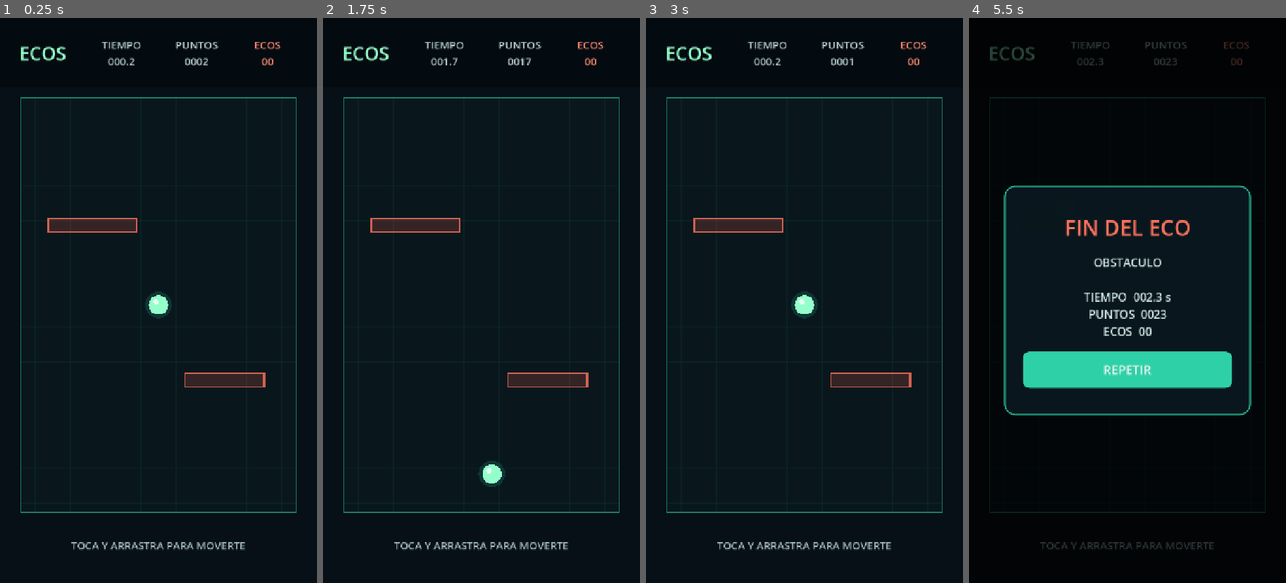
Above: before the commit, frames 1-4 (left to right).
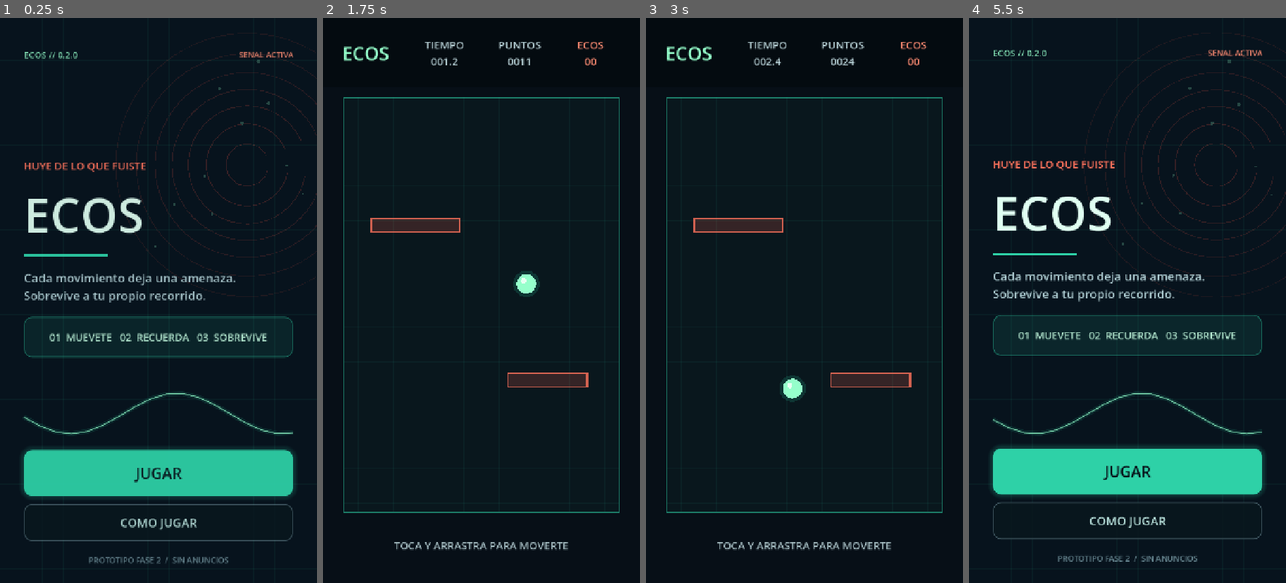
Above: after the commit, the same moments.

Repository: 7yrak/ecos
Game: Godot game, scene res://scenes/app/main.tscn
Same seed, same stepped clock (60 frames per second), same inputs: the game is played once before the commit and once after it.
Inputs (mouse positions are in pixels of both pictures, inside the frame that each line leads up to):
- Up to frame 1 (0.25 s): no input
- Up to frame 2 (1.75 s): click (481, 470) at 0.5 s, where only the run after the commit has a clickable "JUGAR"; tap Enter at 1.25 s; move the mouse to (551, 272) at 1.27 s; click (551, 272) at 1.42 s
- Up to frame 3 (3 s): drag from (741, 328) to (788, 413) at 2.02 s; click (804, 368) at 2.75 s, where only the run before the commit has a clickable "REPETIR"
- Up to frame 4 (5.5 s): move the mouse to (1159, 176) at 3.52 s; click (1159, 176) at 3.67 s; drag from (1111, 413) to (1032, 215) at 4.27 s; click (1127, 396) at 5 s, where only the run after the commit has a clickable "MENU PRINCIPAL"

The runs differ from the first frame. In frame 1, 17% of the frame differs, in the area x 6-100%, y 2-97%; in frame 2, 0.6%; in frame 3, 0.7%; in frame 4, 35%, in the area x 0-100%, y 0-100%.

Commit message:
Start Phase 2 with main menu flow

Diff:
--- a/scenes/app/main.tscn
+++ b/scenes/app/main.tscn
@@ -1,7 +1,6 @@
 [gd_scene load_steps=2 format=3]
 
-[ext_resource type="PackedScene" path="res://scenes/gameplay/run.tscn" id="1_run"]
+[ext_resource type="Script" path="res://scripts/app/app_controller.gd" id="1_app"]
 
 [node name="Main" type="Node"]
-
-[node name="Run" parent="." instance=ExtResource("1_run")]
+script = ExtResource("1_app")
--- a/scenes/gameplay/run.tscn
+++ b/scenes/gameplay/run.tscn
@@ -46,6 +46,30 @@
 corner_radius_bottom_right = 16
 corner_radius_bottom_left = 16
 
+[sub_resource type="StyleBoxFlat" id="StyleBox_menu"]
+bg_color = Color(0.035, 0.09, 0.115, 1)
+border_width_left = 2
+border_width_top = 2
+border_width_right = 2
+border_width_bottom = 2
+border_color = Color(0.45, 0.58, 0.62, 0.7)
+corner_radius_top_left = 16
+corner_radius_top_right = 16
+corner_radius_bottom_right = 16
+corner_radius_bottom_left = 16
+
+[sub_resource type="StyleBoxFlat" id="StyleBox_menu_hover"]
+bg_color = Color(0.08, 0.18, 0.2, 1)
+border_width_left = 2
+border_width_top = 2
+border_width_right = 2
+border_width_bottom = 2
+border_color = Color(0.18, 0.82, 0.655, 0.9)
+corner_radius_top_left = 16
+corner_radius_top_right = 16
+corner_radius_bottom_right = 16
+corner_radius_bottom_left = 16
+
 [node name="Run" type="Node2D"]
 script = ExtResource("1_run")
 
@@ -199,7 +223,7 @@
 grow_vertical = 2
 
 [node name="Panel" type="PanelContainer" parent="UI/GameOver/Center"]
-custom_minimum_size = Vector2(560, 520)
+custom_minimum_size = Vector2(560, 640)
 layout_mode = 2
 theme_override_styles/panel = SubResource("StyleBox_game_over")
 
@@ -233,3 +257,15 @@
 theme_override_styles/pressed = SubResource("StyleBox_restart_hover")
 theme_override_styles/focus = SubResource("StyleBox_restart")
 text = "REPETIR"
+
+[node name="Menu" type="Button" parent="UI/GameOver/Center/Panel/Content"]
+custom_minimum_size = Vector2(0, 76)
+layout_mode = 2
+theme_override_colors/font_color = Color(0.72, 0.88, 0.86, 1)
+theme_override_colors/font_hover_color = Color(0.584, 1, 0.796, 1)
+theme_override_font_sizes/font_size = 25
+theme_override_styles/normal = SubResource("StyleBox_menu")
+theme_override_styles/hover = SubResource("StyleBox_menu_hover")
+theme_override_styles/pressed = SubResource("StyleBox_menu_hover")
+theme_override_styles/focus = SubResource("StyleBox_menu_hover")
+text = "MENU PRINCIPAL"
--- /dev/null
+++ b/scenes/menu/main_menu.tscn
@@ -0,0 +1,294 @@
+[gd_scene load_steps=9 format=3]
+
+[ext_resource type="Script" path="res://scripts/menu/main_menu.gd" id="1_menu"]
+[ext_resource type="Script" path="res://scripts/menu/menu_visual.gd" id="2_visual"]
+
+[sub_resource type="StyleBoxFlat" id="StyleBox_badge"]
+bg_color = Color(0.18, 0.82, 0.655, 0.1)
+border_width_left = 2
+border_width_top = 2
+border_width_right = 2
+border_width_bottom = 2
+border_color = Color(0.18, 0.82, 0.655, 0.48)
+corner_radius_top_left = 18
+corner_radius_top_right = 18
+corner_radius_bottom_right = 18
+corner_radius_bottom_left = 18
+content_margin_left = 24.0
+content_margin_top = 18.0
+content_margin_right = 24.0
+content_margin_bottom = 18.0
+
+[sub_resource type="StyleBoxFlat" id="StyleBox_primary"]
+bg_color = Color(0.18, 0.82, 0.655, 1)
+corner_radius_top_left = 20
+corner_radius_top_right = 20
+corner_radius_bottom_right = 20
+corner_radius_bottom_left = 20
+shadow_color = Color(0.18, 0.82, 0.655, 0.22)
+shadow_size = 12
+
+[sub_resource type="StyleBoxFlat" id="StyleBox_primary_hover"]
+bg_color = Color(0.584, 1, 0.796, 1)
+corner_radius_top_left = 20
+corner_radius_top_right = 20
+corner_radius_bottom_right = 20
+corner_radius_bottom_left = 20
+shadow_color = Color(0.584, 1, 0.796, 0.32)
+shadow_size = 16
+
+[sub_resource type="StyleBoxFlat" id="StyleBox_secondary"]
+bg_color = Color(0.035, 0.09, 0.115, 0.88)
+border_width_left = 2
+border_width_top = 2
+border_width_right = 2
+border_width_bottom = 2
+border_color = Color(0.45, 0.58, 0.62, 0.48)
+corner_radius_top_left = 18
+corner_radius_top_right = 18
+corner_radius_bottom_right = 18
+corner_radius_bottom_left = 18
+
+[sub_resource type="StyleBoxFlat" id="StyleBox_secondary_hover"]
+bg_color = Color(0.08, 0.18, 0.2, 0.98)
+border_width_left = 2
+border_width_top = 2
+border_width_right = 2
+border_width_bottom = 2
+border_color = Color(0.18, 0.82, 0.655, 0.9)
+corner_radius_top_left = 18
+corner_radius_top_right = 18
+corner_radius_bottom_right = 18
+corner_radius_bottom_left = 18
+
+[sub_resource type="StyleBoxFlat" id="StyleBox_tutorial"]
+bg_color = Color(0.027, 0.075, 0.098, 0.99)
+border_width_left = 3
+border_width_top = 3
+border_width_right = 3
+border_width_bottom = 3
+border_color = Color(0.18, 0.82, 0.655, 0.72)
+corner_radius_top_left = 28
+corner_radius_top_right = 28
+corner_radius_bottom_right = 28
+corner_radius_bottom_left = 28
+content_margin_left = 42.0
+content_margin_top = 42.0
+content_margin_right = 42.0
+content_margin_bottom = 42.0
+
+[node name="MainMenu" type="Control"]
+layout_mode = 3
+anchors_preset = 15
+anchor_right = 1.0
+anchor_bottom = 1.0
+grow_horizontal = 2
+grow_vertical = 2
+script = ExtResource("1_menu")
+
+[node name="Visual" type="Control" parent="."]
+layout_mode = 1
+anchors_preset = 15
+anchor_right = 1.0
+anchor_bottom = 1.0
+grow_horizontal = 2
+grow_vertical = 2
+mouse_filter = 2
+script = ExtResource("2_visual")
+
+[node name="Content" type="MarginContainer" parent="."]
+layout_mode = 1
+anchors_preset = 15
+anchor_right = 1.0
+anchor_bottom = 1.0
+grow_horizontal = 2
+grow_vertical = 2
+theme_override_constants/margin_left = 54
+theme_override_constants/margin_top = 52
+theme_override_constants/margin_right = 54
+theme_override_constants/margin_bottom = 44
+
+[node name="Layout" type="VBoxContainer" parent="Content"]
+layout_mode = 2
+theme_override_constants/separation = 30
+
+[node name="Top" type="HBoxContainer" parent="Content/Layout"]
+custom_minimum_size = Vector2(0, 52)
+layout_mode = 2
+
+[node name="Version" type="Label" parent="Content/Layout/Top"]
+layout_mode = 2
+theme_override_colors/font_color = Color(0.584, 1, 0.796, 0.9)
+theme_override_font_sizes/font_size = 20
+text = "ECOS // 0.2.0"
+vertical_alignment = 1
+
+[node name="Spacer" type="Control" parent="Content/Layout/Top"]
+layout_mode = 2
+size_flags_horizontal = 3
+
+[node name="Status" type="Label" parent="Content/Layout/Top"]
+layout_mode = 2
+theme_override_colors/font_color = Color(1, 0.55, 0.45, 0.9)
+theme_override_font_sizes/font_size = 18
+text = "SENAL ACTIVA"
+vertical_alignment = 1
+
+[node name="Hero" type="VBoxContainer" parent="Content/Layout"]
+layout_mode = 2
+size_flags_vertical = 3
+theme_override_constants/separation = 18
+alignment = 1
+
+[node name="Eyebrow" type="Label" parent="Content/Layout/Hero"]
+layout_mode = 2
+theme_override_colors/font_color = Color(1, 0.45, 0.36, 1)
+theme_override_font_sizes/font_size = 24
+text = "HUYE DE LO QUE FUISTE"
+
+[node name="Title" type="Label" parent="Content/Layout/Hero"]
+layout_mode = 2
+theme_override_colors/font_color = Color(0.88, 1, 0.95, 1)
+theme_override_font_sizes/font_size = 108
+text = "ECOS"
+
+[node name="Rule" type="ColorRect" parent="Content/Layout/Hero"]
+custom_minimum_size = Vector2(190, 5)
+layout_mode = 2
+size_flags_horizontal = 0
+color = Color(0.18, 0.82, 0.655, 1)
+
+[node name="Description" type="Label" parent="Content/Layout/Hero"]
+custom_minimum_size = Vector2(0, 100)
+layout_mode = 2
+theme_override_colors/font_color = Color(0.7, 0.82, 0.84, 1)
+theme_override_font_sizes/font_size = 27
+text = "Cada movimiento deja una amenaza.\nSobrevive a tu propio recorrido."
+vertical_alignment = 1
+
+[node name="Badge" type="PanelContainer" parent="Content/Layout/Hero"]
+custom_minimum_size = Vector2(0, 92)
+layout_mode = 2
+theme_override_styles/panel = SubResource("StyleBox_badge")
+
+[node name="Text" type="Label" parent="Content/Layout/Hero/Badge"]
+layout_mode = 2
+theme_override_colors/font_color = Color(0.73, 0.94, 0.84, 1)
+theme_override_font_sizes/font_size = 23
+text = "01  MUEVETE   02  RECUERDA   03  SOBREVIVE"
+horizontal_alignment = 1
+vertical_alignment = 1
+
+[node name="Actions" type="VBoxContainer" parent="Content/Layout"]
+layout_mode = 2
+theme_override_constants/separation = 18
+
+[node name="Play" type="Button" parent="Content/Layout/Actions"]
+custom_minimum_size = Vector2(0, 104)
+layout_mode = 2
+theme_override_colors/font_color = Color(0.027, 0.059, 0.09, 1)
+theme_override_colors/font_hover_color = Color(0.027, 0.059, 0.09, 1)
+theme_override_colors/font_pressed_color = Color(0.027, 0.059, 0.09, 1)
+theme_override_font_sizes/font_size = 34
+theme_override_styles/normal = SubResource("StyleBox_primary")
+theme_override_styles/hover = SubResource("StyleBox_primary_hover")
+theme_override_styles/pressed = SubResource("StyleBox_primary_hover")
+theme_override_styles/focus = SubResource("StyleBox_primary")
+text = "JUGAR"
+
+[node name="Tutorial" type="Button" parent="Content/Layout/Actions"]
+custom_minimum_size = Vector2(0, 84)
+layout_mode = 2
+theme_override_colors/font_color = Color(0.72, 0.88, 0.86, 1)
+theme_override_colors/font_hover_color = Color(0.584, 1, 0.796, 1)
+theme_override_font_sizes/font_size = 27
+theme_override_styles/normal = SubResource("StyleBox_secondary")
+theme_override_styles/hover = SubResource("StyleBox_secondary_hover")
+theme_override_styles/pressed = SubResource("StyleBox_secondary_hover")
+theme_override_styles/focus = SubResource("StyleBox_secondary_hover")
+text = "COMO JUGAR"
+
+[node name="Footer" type="Label" parent="Content/Layout"]
+layout_mode = 2
+theme_override_colors/font_color = Color(0.45, 0.58, 0.62, 0.9)
+theme_override_font_sizes/font_size = 18
+text = "PROTOTIPO FASE 2  /  SIN ANUNCIOS"
+horizontal_alignment = 1
+
+[node name="TutorialOverlay" type="ColorRect" parent="."]
+visible = false
+layout_mode = 1
+anchors_preset = 15
+anchor_right = 1.0
+anchor_bottom = 1.0
+grow_horizontal = 2
+grow_vertical = 2
+color = Color(0, 0, 0, 0.82)
+
+[node name="Center" type="CenterContainer" parent="TutorialOverlay"]
+layout_mode = 1
+anchors_preset = 15
+anchor_right = 1.0
+anchor_bottom = 1.0
+grow_horizontal = 2
+grow_vertical = 2
+
+[node name="Panel" type="PanelContainer" parent="TutorialOverlay/Center"]
+custom_minimum_size = Vector2(610, 760)
+layout_mode = 2
+theme_override_styles/panel = SubResource("StyleBox_tutorial")
+
+[node name="Content" type="VBoxContainer" parent="TutorialOverlay/Center/Panel"]
+layout_mode = 2
+theme_override_constants/separation = 26
+alignment = 1
+
+[node name="Kicker" type="Label" parent="TutorialOverlay/Center/Panel/Content"]
+layout_mode = 2
+theme_override_colors/font_color = Color(1, 0.45, 0.36, 1)
+theme_override_font_sizes/font_size = 20
+text = "TRANSMISION 001"
+horizontal_alignment = 1
+
+[node name="Title" type="Label" parent="TutorialOverlay/Center/Panel/Content"]
+layout_mode = 2
+theme_override_colors/font_color = Color(0.88, 1, 0.95, 1)
+theme_override_font_sizes/font_size = 46
+text = "COMO SOBREVIVIR"
+horizontal_alignment = 1
+
+[node name="StepOne" type="Label" parent="TutorialOverlay/Center/Panel/Content"]
+custom_minimum_size = Vector2(0, 100)
+layout_mode = 2
+theme_override_colors/font_color = Color(0.72, 0.86, 0.86, 1)
+theme_override_font_sizes/font_size = 24
+text = "01  TOCA Y ARRASTRA\nMueve la luz verde por la arena."
+vertical_alignment = 1
+
+[node name="StepTwo" type="Label" parent="TutorialOverlay/Center/Panel/Content"]
+custom_minimum_size = Vector2(0, 100)
+layout_mode = 2
+theme_override_colors/font_color = Color(0.72, 0.86, 0.86, 1)
+theme_override_font_sizes/font_size = 24
+text = "02  OBSERVA TU ECO\nCada cinco segundos repite tu recorrido."
+vertical_alignment = 1
+
+[node name="StepThree" type="Label" parent="TutorialOverlay/Center/Panel/Content"]
+custom_minimum_size = Vector2(0, 100)
+layout_mode = 2
+theme_override_colors/font_color = Color(0.72, 0.86, 0.86, 1)
+theme_override_font_sizes/font_size = 24
+text = "03  NO LO TOQUES\nEvita ecos rojos y obstaculos."
+vertical_alignment = 1
+
+[node name="Back" type="Button" parent="TutorialOverlay/Center/Panel/Content"]
+custom_minimum_size = Vector2(0, 84)
+layout_mode = 2
+theme_override_colors/font_color = Color(0.72, 0.88, 0.86, 1)
+theme_override_colors/font_hover_color = Color(0.584, 1, 0.796, 1)
+theme_override_font_sizes/font_size = 27
+theme_override_styles/normal = SubResource("StyleBox_secondary")
+theme_override_styles/hover = SubResource("StyleBox_secondary_hover")
+theme_override_styles/pressed = SubResource("StyleBox_secondary_hover")
+theme_override_styles/focus = SubResource("StyleBox_secondary_hover")
+text = "ENTENDIDO"
--- /dev/null
+++ b/scripts/app/app_controller.gd
@@ -0,0 +1,31 @@
+class_name AppController
+extends Node
+
+const MENU_SCENE := preload("res://scenes/menu/main_menu.tscn")
+const RUN_SCENE := preload("res://scenes/gameplay/run.tscn")
+
+var current_screen: Node
+
+
+func _ready() -> void:
+	show_menu()
+
+
+func show_menu() -> void:
+	var menu := MENU_SCENE.instantiate() as MainMenu
+	menu.play_requested.connect(start_game)
+	_replace_screen(menu)
+
+
+func start_game() -> void:
+	var run := RUN_SCENE.instantiate() as RunController
+	run.menu_requested.connect(show_menu)
+	_replace_screen(run)
+
+
+func _replace_screen(next_screen: Node) -> void:
+	if is_instance_valid(current_screen):
+		remove_child(current_screen)
+		current_screen.queue_free()
+	current_screen = next_screen
+	add_child(current_screen)
--- a/scripts/gameplay/run_controller.gd
+++ b/scripts/gameplay/run_controller.gd
@@ -1,5 +1,7 @@
 class_name RunController
 extends Node2D
+
+signal menu_requested
 
 enum RunState { PLAYING, GAME_OVER }
 
@@ -18,6 +20,7 @@
 @onready var game_over_overlay: ColorRect = $UI/GameOver
 @onready var result_label: Label = $UI/GameOver/Center/Panel/Content/Result
 @onready var restart_button: Button = $UI/GameOver/Center/Panel/Content/Restart
+@onready var menu_button: Button = $UI/GameOver/Center/Panel/Content/Menu
 
 var _state := RunState.PLAYING
 var _timeline: EchoTimeline
@@ -31,6 +34,7 @@
 func _ready() -> void:
 	player.danger_hit.connect(_on_player_danger_hit)
 	restart_button.pressed.connect(_restart)
+	menu_button.pressed.connect(menu_requested.emit)
 	_start_run()
 
 
@@ -64,6 +68,7 @@
 
 
 func _start_run() -> void:
+	_clear_echoes()
 	_state = RunState.PLAYING
 	_run_time = 0.0
 	_segment_time = 0.0
@@ -121,7 +126,13 @@
 
 
 func _restart() -> void:
-	get_tree().reload_current_scene()
+	_start_run()
+
+
+func _clear_echoes() -> void:
+	for child in echoes.get_children():
+		(child as EchoPlayback).stop()
+		child.queue_free()
 
 
 func _update_hud() -> void:
--- /dev/null
+++ b/scripts/menu/main_menu.gd
@@ -0,0 +1,45 @@
+class_name MainMenu
+extends Control
+
+signal play_requested
+
+@onready var content: MarginContainer = $Content
+@onready var play_button: Button = $Content/Layout/Actions/Play
+@onready var tutorial_button: Button = $Content/Layout/Actions/Tutorial
+@onready var tutorial_overlay: ColorRect = $TutorialOverlay
+@onready var tutorial_back_button: Button = $TutorialOverlay/Center/Panel/Content/Back
+
+
+func _ready() -> void:
+	play_button.pressed.connect(play_requested.emit)
+	tutorial_button.pressed.connect(_show_tutorial)
+	tutorial_back_button.pressed.connect(_hide_tutorial)
+	tutorial_overlay.visible = false
+	_animate_entry()
+
+
+func _unhandled_input(event: InputEvent) -> void:
+	if not tutorial_overlay.visible:
+		return
+	if event.is_action_pressed("ui_cancel"):
+		_hide_tutorial()
+		get_viewport().set_input_as_handled()
+
+
+func _show_tutorial() -> void:
+	tutorial_overlay.visible = true
+	tutorial_back_button.grab_focus()
+
+
+func _hide_tutorial() -> void:
+	tutorial_overlay.visible = false
+	tutorial_button.grab_focus()
+
+
+func _animate_entry() -> void:
+	content.modulate.a = 0.0
+	content.position.y = 28.0
+	var tween := create_tween().set_parallel(true)
+	tween.set_trans(Tween.TRANS_QUART).set_ease(Tween.EASE_OUT)
+	tween.tween_property(content, "modulate:a", 1.0, 0.55)
+	tween.tween_property(content, "position:y", 0.0, 0.7)
--- /dev/null
+++ b/scripts/menu/menu_visual.gd
@@ -0,0 +1,54 @@
+class_name MenuVisual
+extends Control
+
+var _phase := 0.0
+
+
+func _ready() -> void:
+	mouse_filter = Control.MOUSE_FILTER_IGNORE
+	queue_redraw()
+
+
+func _process(delta: float) -> void:
+	_phase = fmod(_phase + delta, TAU)
+	queue_redraw()
+
+
+func _draw() -> void:
+	draw_rect(Rect2(Vector2.ZERO, size), Color("07131d"))
+	_draw_grid()
+	_draw_echo_field()
+	_draw_route()
+
+
+func _draw_grid() -> void:
+	var grid_color := Color(0.18, 0.82, 0.655, 0.055)
+	for x in range(0, int(size.x) + 1, 48):
+		draw_line(Vector2(x, 0), Vector2(x, size.y), grid_color, 1.0)
+	for y in range(0, int(size.y) + 1, 48):
+		draw_line(Vector2(0, y), Vector2(size.x, y), grid_color, 1.0)
+
+
+func _draw_echo_field() -> void:
+	var center := Vector2(size.x * 0.78, size.y * 0.26)
+	for index in 7:
+		var radius := 46.0 + index * 42.0 + sin(_phase * 1.4 + index) * 5.0
+		var alpha := 0.2 - index * 0.018
+		draw_arc(center, radius, 0.2, TAU - 0.4, 72, Color(1.0, 0.34, 0.27, alpha), 2.0)
+
+	for index in 12:
+		var angle := index * 2.17 + _phase * (0.08 + index * 0.003)
+		var distance := 90.0 + float((index * 47) % 230)
+		var point := center + Vector2.from_angle(angle) * distance
+		draw_circle(point, 2.0 + float(index % 3), Color(0.58, 1.0, 0.8, 0.22))
+
+
+func _draw_route() -> void:
+	var points := PackedVector2Array()
+	for index in 18:
+		var progress := index / 17.0
+		var x := 54.0 + progress * (size.x - 108.0)
+		var y := size.y * 0.7 + sin(progress * 8.0 + _phase * 0.7) * 46.0
+		points.append(Vector2(x, y))
+	draw_polyline(points, Color(0.18, 0.82, 0.655, 0.12), 10.0, true)
+	draw_polyline(points, Color(0.58, 1.0, 0.8, 0.68), 2.5, true)
--- a/tests/test_runner.gd
+++ b/tests/test_runner.gd
@@ -2,6 +2,7 @@
 
 const TimelineScript = preload("res://scripts/gameplay/echo_timeline.gd")
 const RunScene = preload("res://scenes/gameplay/run.tscn")
+const AppScene = preload("res://scenes/app/main.tscn")
 
 var _failures := 0
 var _checks := 0
@@ -15,6 +16,7 @@
 	_test_timeline_validation()
 	_test_timeline_interpolation()
 	_test_timeline_copy()
+	await _test_app_navigation()
 	await _test_run_scene()
 	await _test_physical_collisions()
 	await _test_ten_run_cycles()
@@ -65,6 +67,32 @@
 	_expect(original.sample_count() == 3, "el original puede seguir grabando")
 
 
+func _test_app_navigation() -> void:
+	var app := AppScene.instantiate() as AppController
+	root.add_child(app)
+	await process_frame
+	_expect(app.current_screen is MainMenu, "la aplicacion inicia en el menu")
+
+	var menu := app.current_screen as MainMenu
+	var tutorial_overlay := menu.get_node("TutorialOverlay") as ColorRect
+	(menu.get_node("Content/Layout/Actions/Tutorial") as Button).pressed.emit()
+	_expect(tutorial_overlay.visible, "el menu abre el tutorial")
+	(menu.get_node("TutorialOverlay/Center/Panel/Content/Back") as Button).pressed.emit()
+	_expect(not tutorial_overlay.visible, "el tutorial vuelve al menu")
+
+	(menu.get_node("Content/Layout/Actions/Play") as Button).pressed.emit()
+	await process_frame
+	_expect(app.current_screen is RunController, "jugar abre una partida")
+
+	var run := app.current_screen as RunController
+	run._end_run("PRUEBA DE NAVEGACION")
+	(run.get_node("UI/GameOver/Center/Panel/Content/Menu") as Button).pressed.emit()
+	await process_frame
+	_expect(app.current_screen is MainMenu, "el resultado vuelve al menu")
+	app.queue_free()
+	await process_frame
+
+
 func _test_run_scene() -> void:
 	var run = RunScene.instantiate()
 	root.add_child(run)
@@ -87,6 +115,11 @@
 	run._end_run("PRUEBA")
 	_expect(not player.movement_enabled, "el fin bloquea el movimiento")
 	_expect(run.get_node("UI/GameOver").visible, "el fin muestra el resultado")
+	run._restart()
+	await process_frame
+	_expect(player.movement_enabled, "repetir reactiva el movimiento")
+	_expect(not run.get_node("UI/GameOver").visible, "repetir oculta el resultado")
+	_expect(echoes.get_child_count() == 0, "repetir limpia los ecos")
 	run.queue_free()
 	await process_frame
 
Not shown, changed: export_presets.cfg
Not shown: 1 places in scenes/gameplay/run.tscn that only renumber resources
Not shown, added: scripts/app/app_controller.gd.uid
Not shown, added: scripts/menu/main_menu.gd.uid
Not shown, added: scripts/menu/menu_visual.gd.uid
Not shown, changed: docs/BITACORA.md
Not shown, changed: docs/DECISIONES.md
Not shown, changed: docs/ESTADO.md
Not shown, changed: docs/GDD.md
Not shown, changed: docs/PRUEBAS_FASE1.md
Not shown, changed: docs/ROADMAP.md
Not shown, changed: releases/ECOS-0.1.0-android.apk
(and 2 more such lines)
